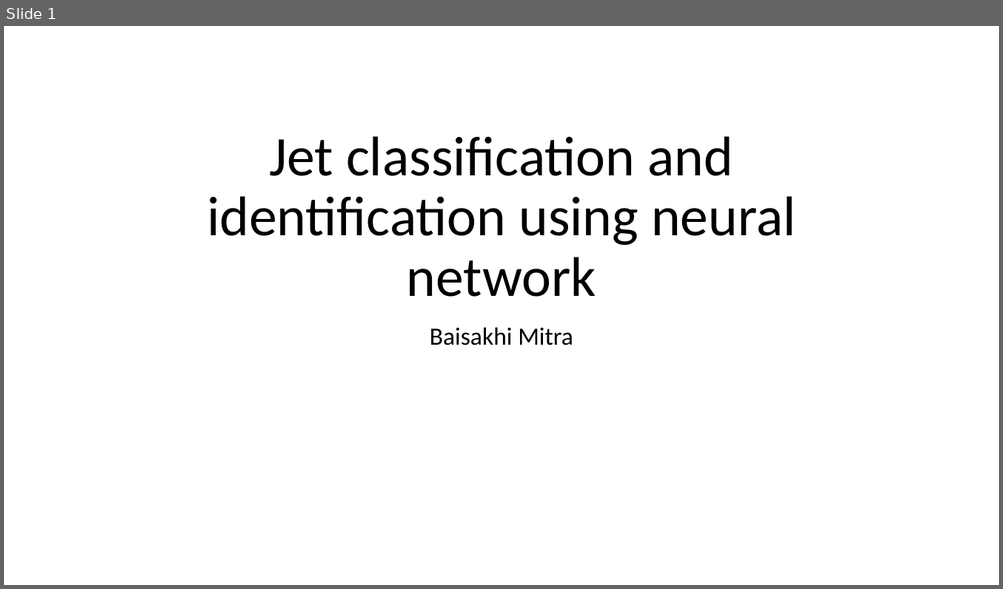
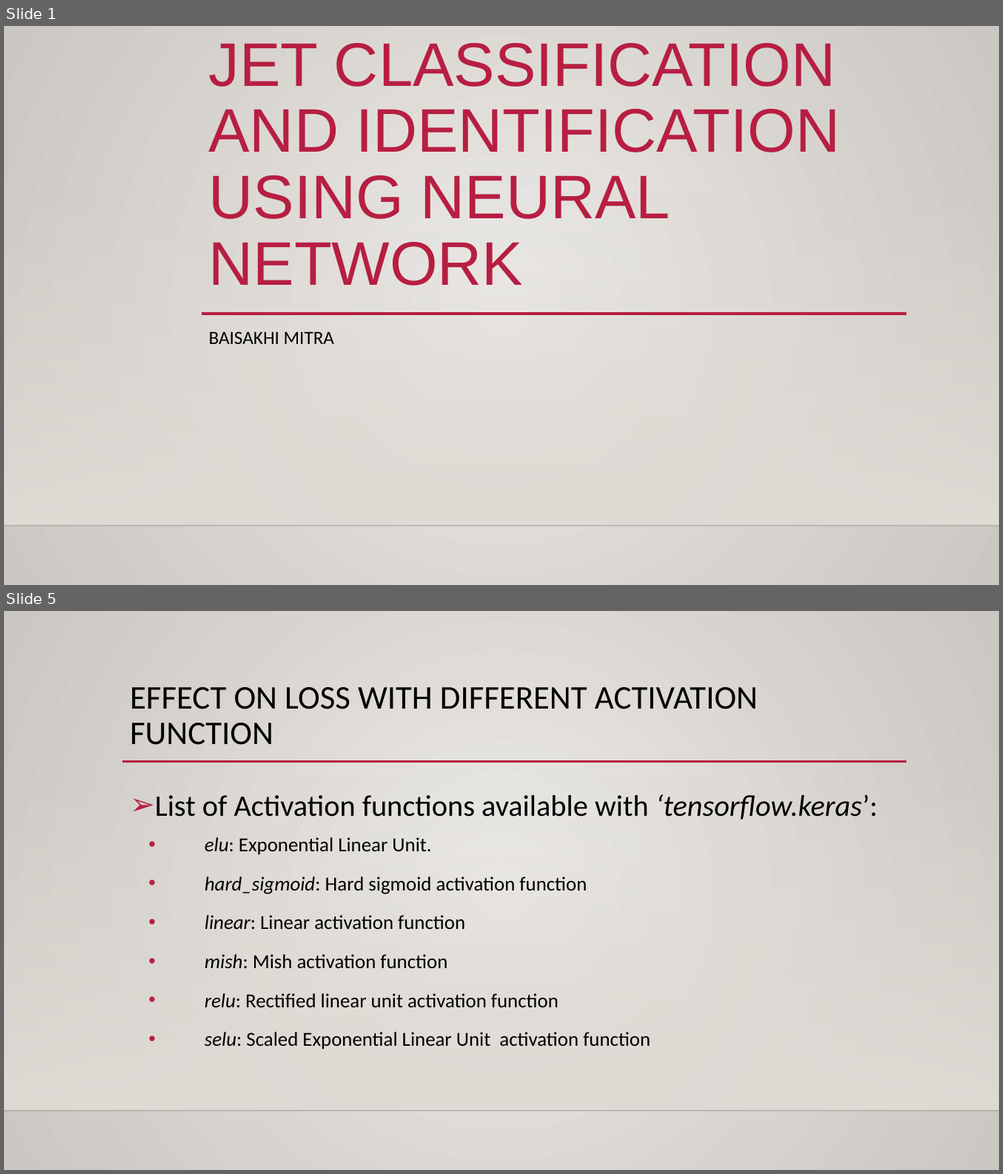
Before and after one commit to bmitraSLAC/NN-in-Jet-classification, a slide deck: Jet_Classifcation.pptx. Shown one above the other, each under a label of ours: slide 1 before the commit, slides 1 and 5 after it; the slides between them are not shown. The pictures are 1003x589 and 1003x1174 pixels, drawn with LibreOffice and Linux fonts; fonts in the diff are those of the drawing; background and template pictures are left out. Boxes give left, top, right and bottom in pixels: in the first picture for what was removed or moved away, otherwise in the second. Text is boxed around its words. In the diff, an @@ line names an element or a change of style, - is before the commit and + after.

```diff
--- a/Jet_Classifcation.pptx
+++ b/Jet_Classifcation.pptx
@@ slide 5 added at <box>4,611,999,1170</box>, background gradient #ECEAE7 to #CAC7C1; not listed: 2 template elements that a slide beside it also shows @@
@@ title added at <box>130,687,757,745</box>, 32 pt, text #000000 @@
+EFFECT ON LOSS WITH DIFFERENT ACTIVATION FUNCTION
@@ line added from (122, 762) to (907, 762), #B71E42 2.5 pt @@
@@ text added at <box>155,795,877,1050</box>, 19.2 pt, text #000000 @@
+➢ List of Activation functions available with ‘tensorflow.keras’:
+  • elu: Exponential Linear Unit.
+    • hard_sigmoid: Hard sigmoid activation function
+    • linear: Linear activation function
+    • mish: Mish activation function
+    • relu: Rectified linear unit activation function
+    • selu: Scaled Exponential Linear Unit activation function
@@ slide 1 changed as well @@
@@ background #FFFFFF to gradient #ECEAE7 to #CAC7C1 @@
@@ title at <box>209,43,839,286</box>: text changed; size 54 to 59.4 pt; font Calibri to Arial; text colour #000000 to #B71E42 @@
-Jet classification and identification using neural network
+JET CLASSIFICATION AND IDENTIFICATION USING NEURAL NETWORK
@@ rectangle added at <box>4,191,999,526</box>, fill gradient #DFDBD5 @@
@@ line added from (201, 314) to (906, 314), #B71E42 2.5 pt @@
@@ subtitle at <box>209,332,334,344</box>: text changed; size 24 to 18 pt @@
-Baisakhi Mitra
+BAISAKHI MITRA
@@ line added from (4, 526) to (999, 526), #000001 1 pt @@
```
Also in this commit, not shown: 2 other slides changed, 7 other slides added, 2 slides removed.
